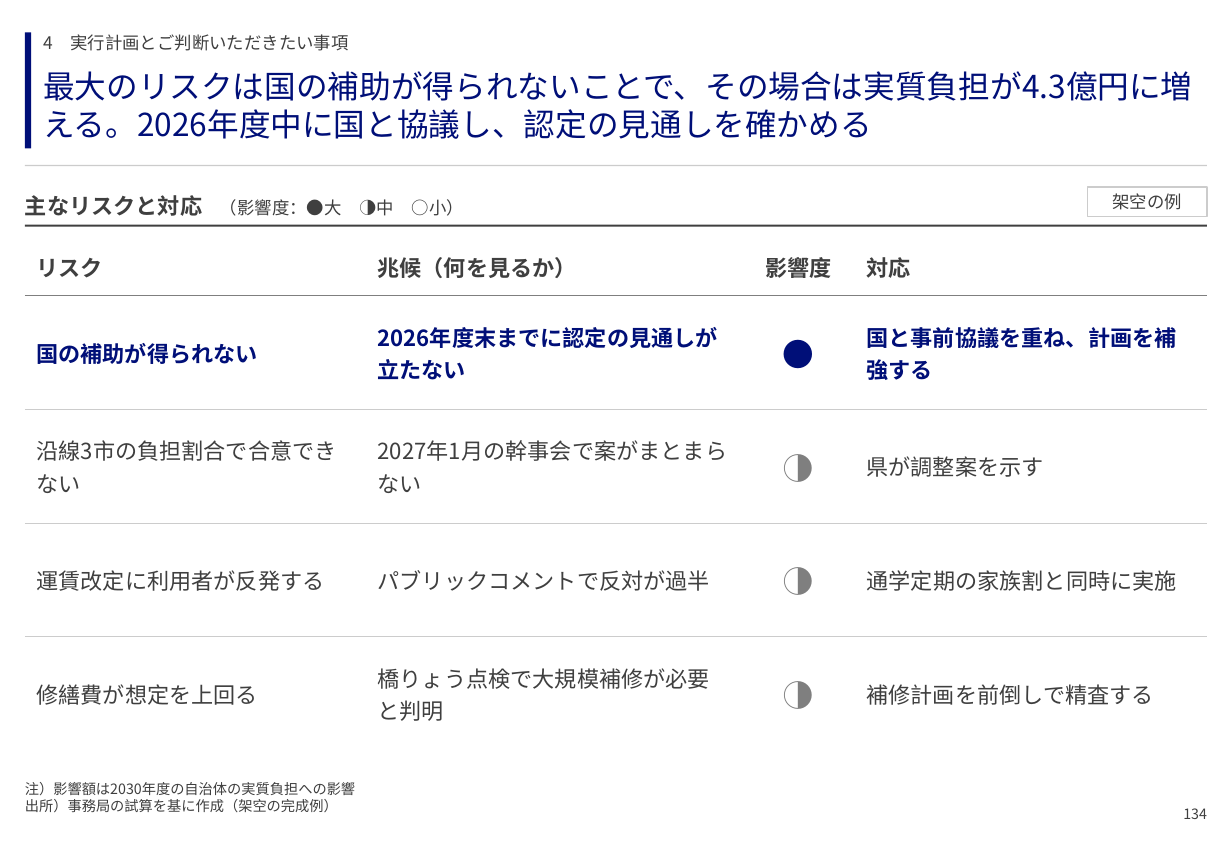
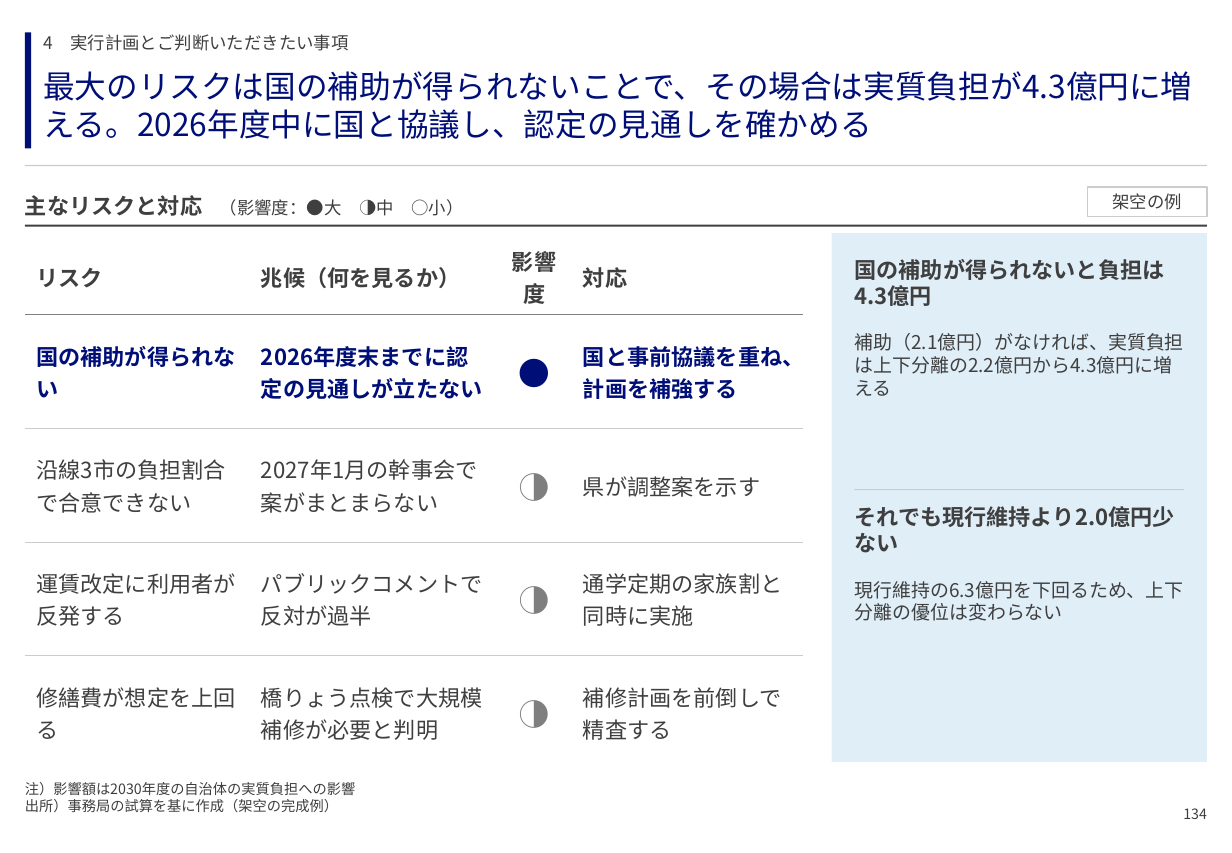
Before and after one commit to GontaHH/slide_builder, a slide deck: slide 136 of patterns/pattern-deck.pptx. Drawn at 1232x853 pixels with LibreOffice and Linux fonts; fonts in the diff are those of the drawing. Boxes give left, top, right and bottom in pixels: in the first picture for what was removed or moved away, otherwise in the second. Text is boxed around its words. In the diff, an @@ line names an element or a change of style, - is before the commit and + after.

```diff
--- a/patterns/pattern-deck.pptx
+++ b/patterns/pattern-deck.pptx
@@ table: place and size @@
-table at [25,239,1207,725]
+table at [25,239,804,744]
@@ rectangle added at [832,233,1207,762], fill #E0EEF8 @@
@@ text added at [854,259,1164,306], 14 pt, text #3F3F3F, bold @@
+国の補助が得られないと負担は4.3億円
@@ text added at [854,333,1183,374], 12 pt, text #3F3F3F @@
+補助（2.1億円）がなければ、実質負担は上下分離の2.2億円から4.3億円に増える
@@ line added from (854, 489) to (1184, 489), #CCCCCC 0.75 pt @@
@@ text added at [854,506,1174,527], 14 pt, text #3F3F3F, bold @@
+それでも現行維持より2.0億円少ない
@@ text added at [854,581,1183,621], 12 pt, text #3F3F3F @@
+現行維持の6.3億円を下回るため、上下分離の優位は変わらない
```
Also in this commit, not shown: 6 other slides changed, 3 other files.
